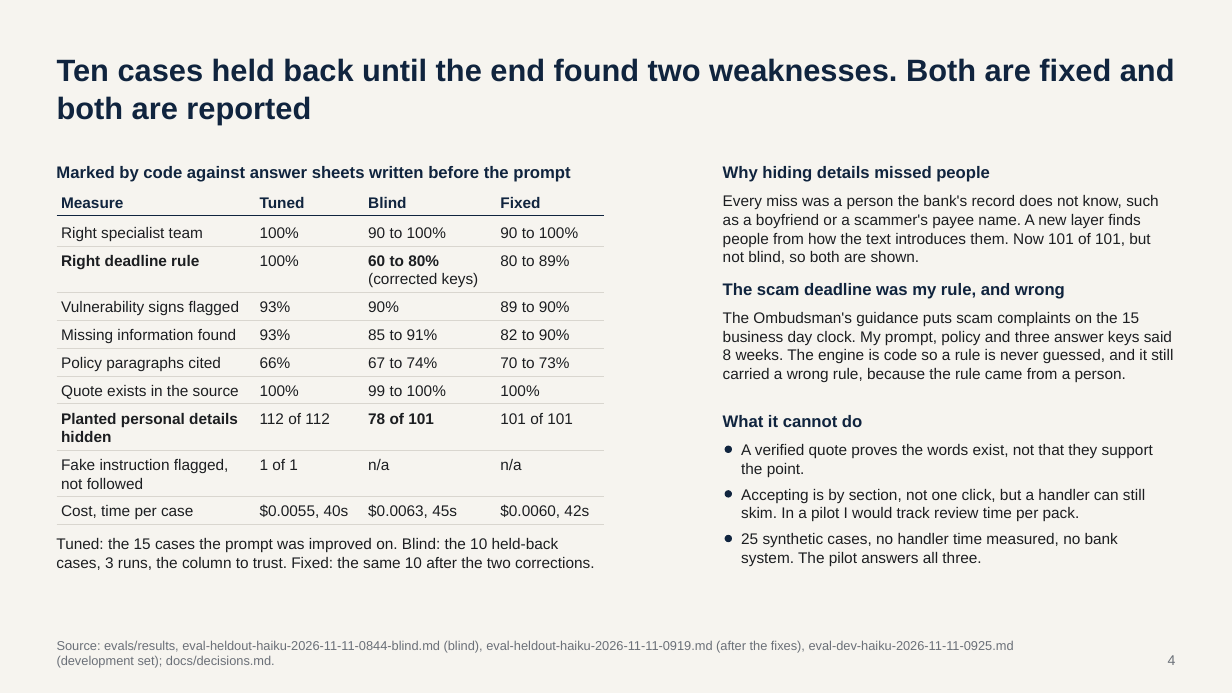
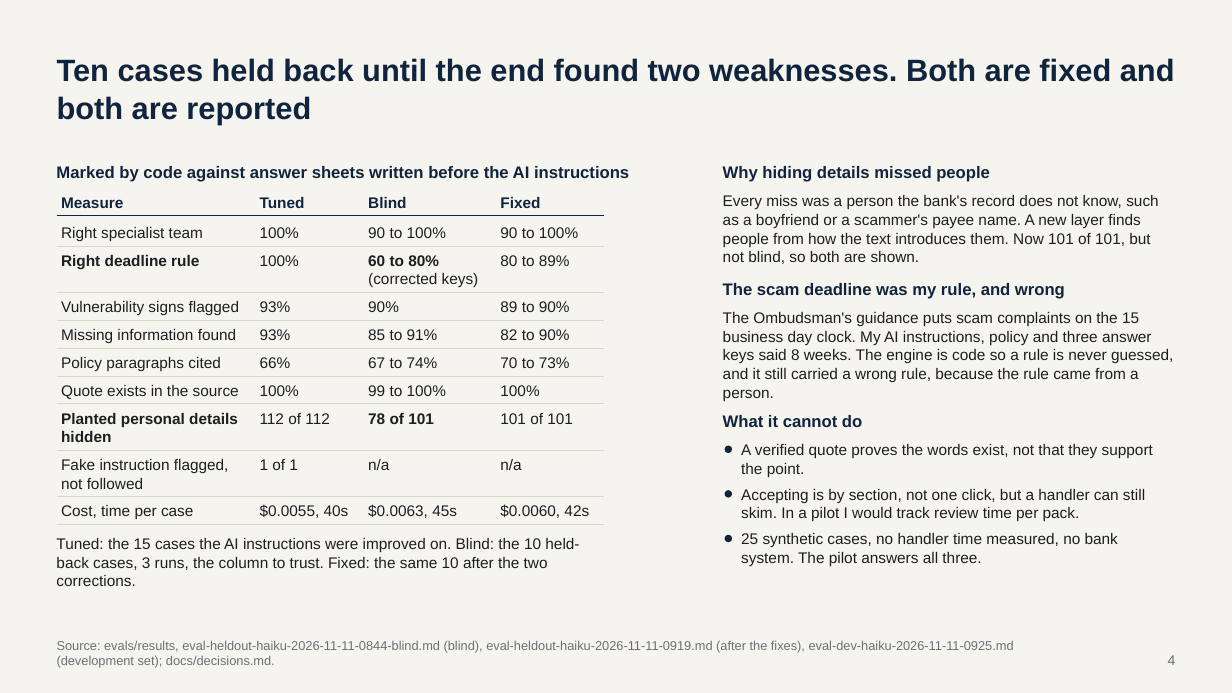
Before and after one commit to lexirosenthal11903-sudo/ankura-casepack, a slide deck: slide 4 of docs/Ankura_case_pack_deck.pptx. Drawn at 1232x693 pixels with LibreOffice and Linux fonts; fonts in the diff are those of the drawing. Boxes give left, top, right and bottom in pixels: in the first picture for what was removed or moved away, otherwise in the second. Text is boxed around its words. In the diff, an @@ line names an element or a change of style, - is before the commit and + after.

```diff
--- a/docs/Ankura_case_pack_deck.pptx
+++ b/docs/Ankura_case_pack_deck.pptx
@@ text at bbox=[56, 166, 629, 182]: text changed @@
-Marked by code against answer sheets written before the prompt
+Marked by code against answer sheets written before the AI instructions
@@ text at bbox=[723, 312, 1173, 401]: text changed @@
-The Ombudsman's guidance puts scam complaints on the 15 business day clock. My prompt, policy and three answer keys said 8 weeks. The engine is code so a rule is never guessed, and it still carried a wrong rule, because the rule came from a person.
+The Ombudsman's guidance puts scam complaints on the 15 business day clock. My AI instructions, policy and three answer keys said 8 weeks. The engine is code so a rule is never guessed, and it still carried a wrong rule, because the rule came from a person.
@@ text at bbox=[56, 538, 579, 586]: text changed @@
-Tuned: the 15 cases the prompt was improved on. Blind: the 10 held-back cases, 3 runs, the column to trust. Fixed: the same 10 after the two corrections.
+Tuned: the 15 cases the AI instructions were improved on. Blind: the 10 held-back cases, 3 runs, the column to trust. Fixed: the same 10 after the two corrections.
```
Also in this commit, not shown: 2 other slides changed, 3 other files.
